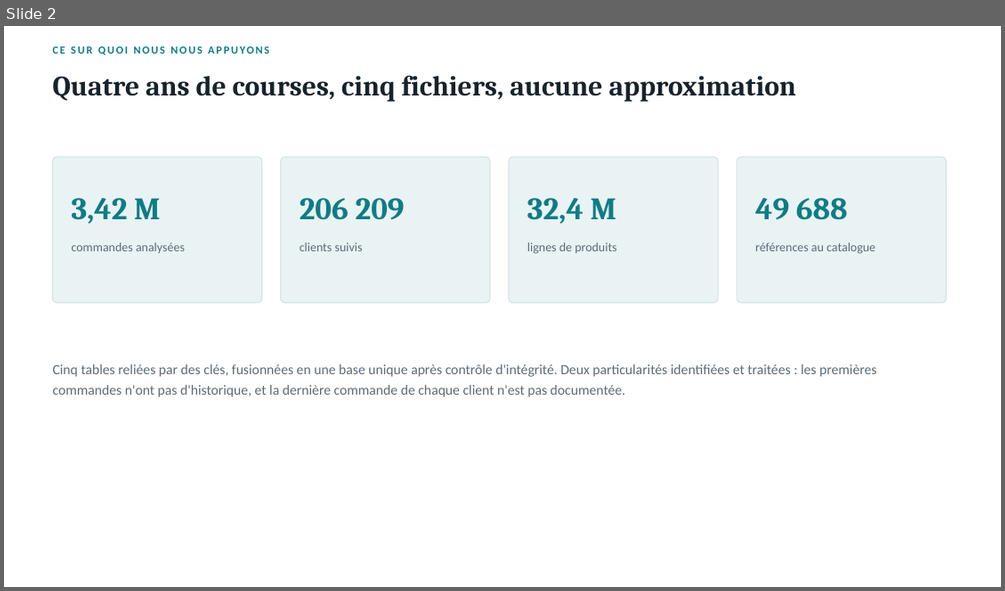
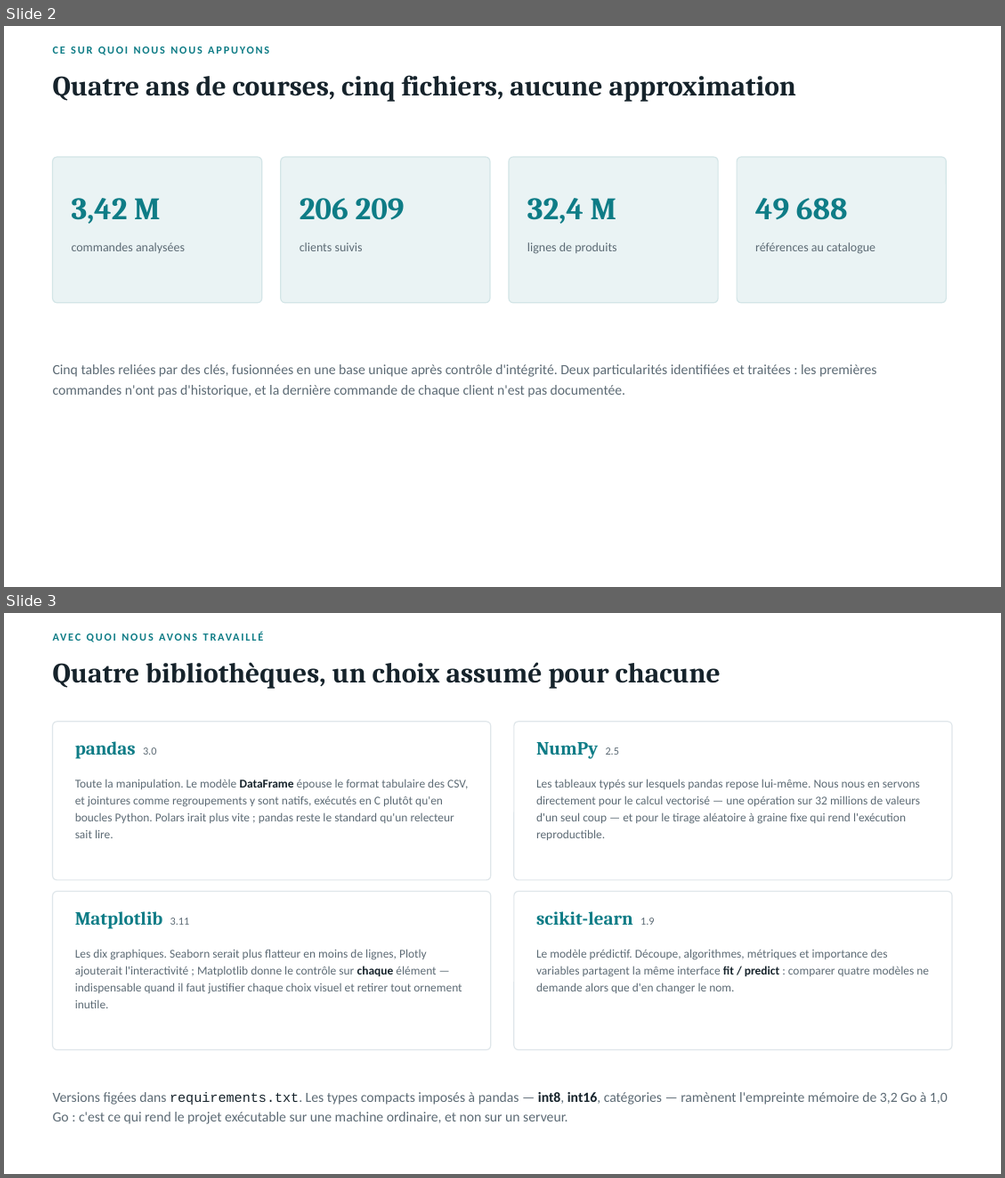
Before and after one commit to Nyomix-V/joja-data-analysis, a slide deck: 02_projet/soutenance.pptx. Shown one above the other, each under a label of ours: slide 2 before the commit, slides 2 and 3 after it. The pictures are 1005x591 and 1005x1178 pixels, drawn with LibreOffice and Linux fonts; fonts in the diff are those of the drawing. Boxes give left, top, right and bottom in pixels: in the first picture for what was removed or moved away, otherwise in the second. Text is boxed around its words. In the diff, an @@ line names an element or a change of style, - is before the commit and + after.

```diff
--- a/02_projet/soutenance.pptx
+++ b/02_projet/soutenance.pptx
@@ slide 3 added at [4,613,1001,1174], background #FFFFFF @@
@@ text added at [53,628,950,646], 10.5 pt, text #0E7C86, bold @@
+AVEC QUOI NOUS AVONS TRAVAILLÉ
@@ text added at [53,662,720,689], 27 pt, text #16232B, bold @@
+Quatre bibliothèques, un choix assumé pour chacune
@@ rounded rectangle added at [53,722,491,880], fill #FFFFFF, outline #DFE6EA 1 pt @@
@@ text added at [75,741,156,759], 18 pt, text #0E7C86, bold @@
+pandas 3.0
@@ rounded rectangle added at [514,722,952,880], fill #FFFFFF, outline #DFE6EA 1 pt @@
@@ text added at [536,742,619,759], 18 pt, text #0E7C86, bold @@
+NumPy 2.5
@@ text added at [75,779,468,838], 11.5 pt, text #5D6B75 @@
+Toute la manipulation. Le modèle DataFrame épouse le format tabulaire des CSV, et jointures comme regroupements y sont natifs, exécutés en C plutôt qu'en boucles Python. Polars irait plus vite ; pandas reste le standard qu'un relecteur sait lire.
@@ text added at [536,779,920,840], 11.5 pt, text #5D6B75 @@
+Les tableaux typés sur lesquels pandas repose lui-même. Nous nous en servons directement pour le calcul vectorisé — une opération sur 32 millions de valeurs d'un seul coup — et pour le tirage aléatoire à graine fixe qui rend l'exécution reproductible.
@@ rounded rectangle added at [53,892,491,1050], fill #FFFFFF, outline #DFE6EA 1 pt @@
@@ rounded rectangle added at [514,892,952,1050], fill #FFFFFF, outline #DFE6EA 1 pt @@
@@ text added at [75,911,190,929], 18 pt, text #0E7C86, bold @@
+Matplotlib 3.11
@@ text added at [536,911,654,925], 18 pt, text #0E7C86, bold @@
+scikit-learn 1.9
@@ text added at [75,949,461,1008], 11.5 pt, text #5D6B75 @@
+Les dix graphiques. Seaborn serait plus flatteur en moins de lignes, Plotly ajouterait l'interactivité ; Matplotlib donne le contrôle sur chaque élément — indispensable quand il faut justifier chaque choix visuel et retirer tout ornement inutile.
@@ text added at [536,949,929,994], 11.5 pt, text #5D6B75 @@
+Le modèle prédictif. Découpe, algorithmes, métriques et importance des variables partagent la même interface fit / predict : comparer quatre modèles ne demande alors que d'en changer le nom.
@@ text added at [53,1092,947,1124], 13.5 pt, text #5D6B75 @@
+Versions figées dans requirements.txt. Les types compacts imposés à pandas — int8, int16, catégories — ramènent l'empreinte mémoire de 3,2 Go à 1,0 Go : c'est ce qui rend le projet exécutable sur une machine ordinaire, et non sur un serveur.
```
Also in this commit, not shown: 2 other files.
